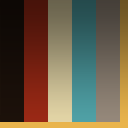
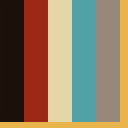
Comparing the layer stacks of the two w=128, h=128 images. Changes:
hid "Layer 8" over left=0, top=0, right=128, bottom=120